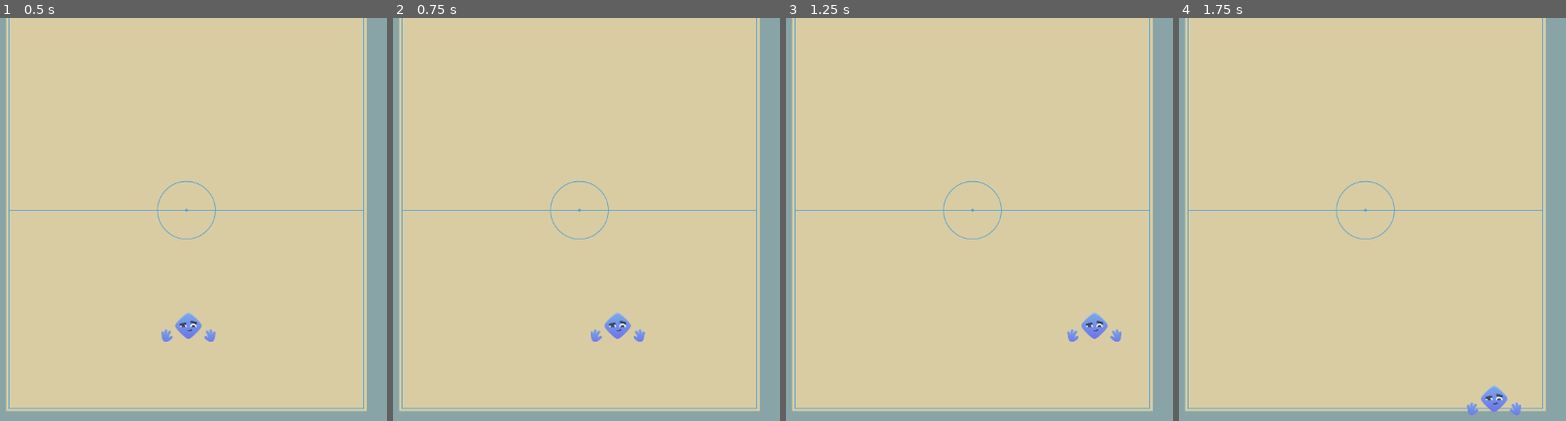
Above: before the commit, frames 1-4 (left to right).
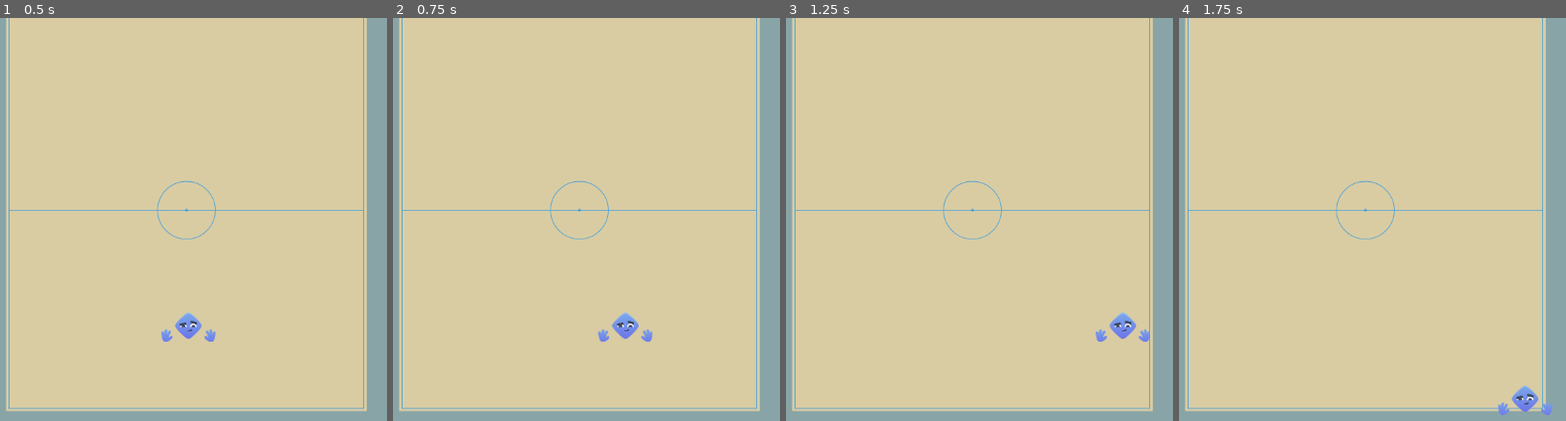
Above: after the commit, the same moments.

Repository: IsaelGabriel/LivreGameJam2025
Game: Godot game, scene res://scenes/main_scene.tscn
Two runs of this game, one before a commit and one after it. Both use one fixed random seed, a clock stepped at 60 frames per second and the inputs below.
Inputs:
- Up to frame 1 (0.5 s): no input
- Up to frame 2 (0.75 s): tap Enter at 0.5 s; hold D (p_right) from 0.53 s (still down); tap Space (p_dash) at 0.6 s
- Up to frame 3 (1.25 s): keep holding D (p_right)
- Up to frame 4 (1.75 s): release D (p_right) at 1.28 s; hold S (p_down) from 1.28 s (still down); tap Space (p_dash) at 1.35 s

Frame 1 is identical in both runs. In frame 2, 0.6% of the frame differs, in the area x 51-68%, y 72-81%; in frame 3, 0.8%; in frame 4, 0.8%, in the area x 74-97%, y 91-99%.

Commit message:
Tweak player move speed

Diff:
--- a/scenes/main_scene.tscn
+++ b/scenes/main_scene.tscn
@@ -1307,7 +1307,7 @@
 [node name="Player" type="CharacterBody2D" parent="."]
 position = Vector2(550, 1021)
 script = ExtResource("1_gubc5")
-speed = 250.0
+speed = 350.0
 acceleration = 50.0
 velocity_steer_factor_on_move = 20.0
 metadata/_custom_type_script = "uid://t55cssr1l4t8"
@@ -1347,7 +1347,7 @@
 [node name="Dash" type="Node" parent="Player/StateMachine" node_paths=PackedStringArray("character")]
 script = ExtResource("7_c16ls")
 dash_duration = 0.3
-dash_speed = 800.0
+dash_speed = 950.0
 character = NodePath("../..")
 metadata/_custom_type_script = "uid://258id666tgxc"
 
